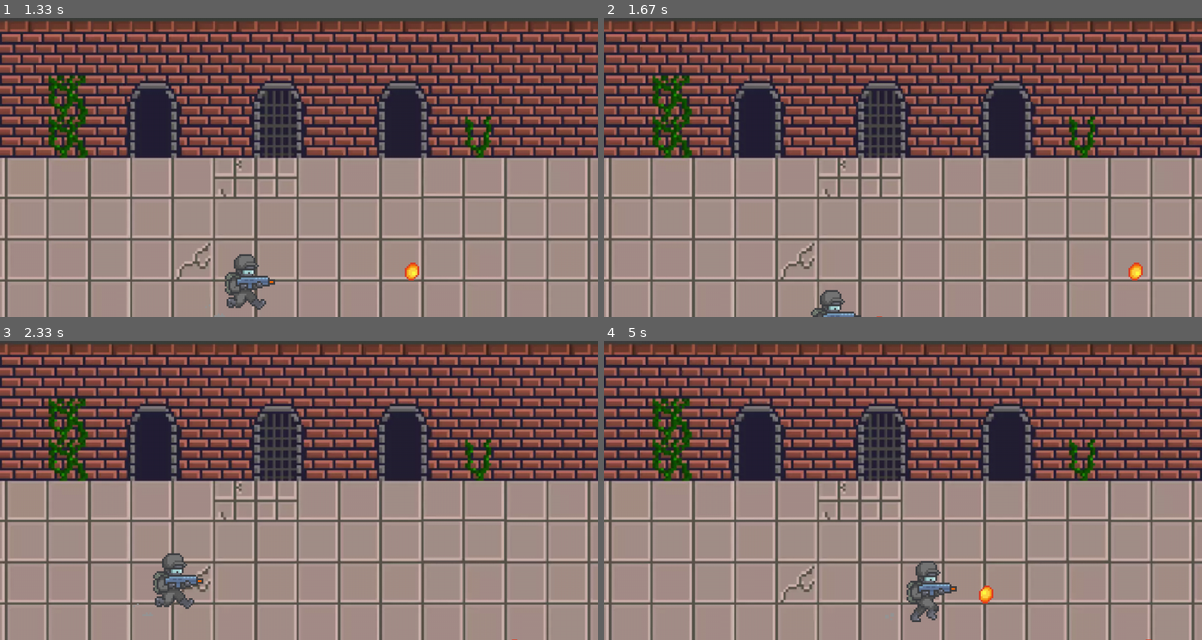
Above: before the commit, frames 1-4 (two rows, left to right).
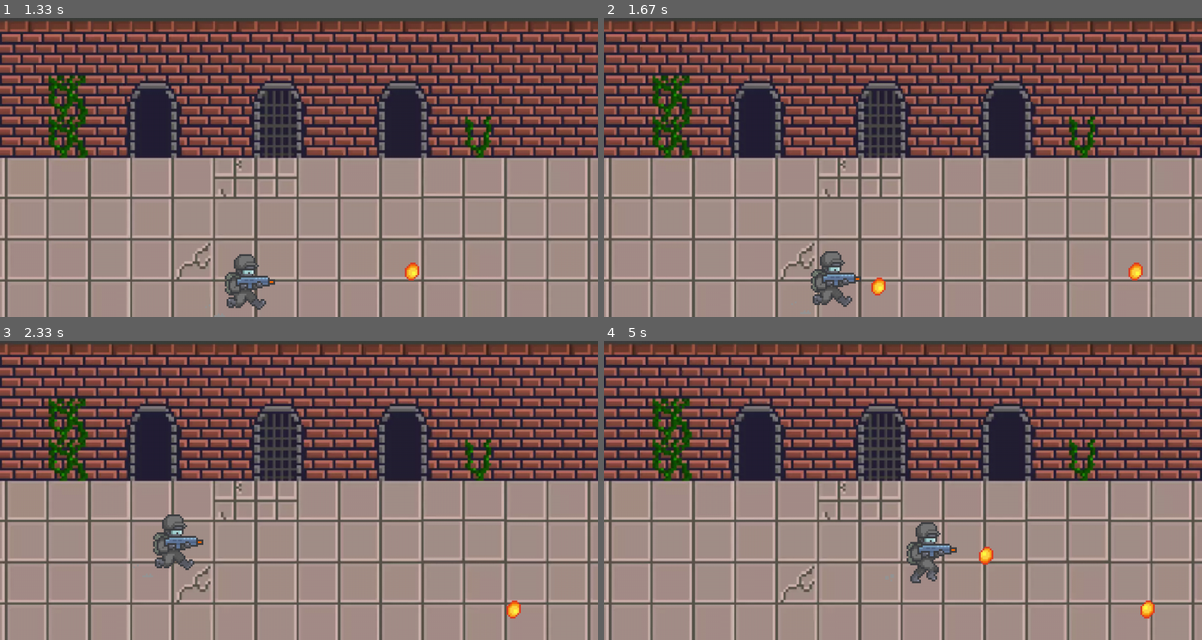
Above: after the commit, the same moments.

Repository: DarvinBajade/pygame
Game: pygame game, started from main.py
The game is run twice, just before and just after one commit, with the same random seed, the same clock (stepped at 60 frames per second) and the same inputs.
Inputs:
- Up to frame 1 (1.33 s): tap Space at 0.33, 0.73, 1.03, 1.3 s; hold A 0.67-1.2 s; hold S from 1.23 s (still down)
- Up to frame 2 (1.67 s): release S at 1.53 s; hold A from 1.57 s (still down); tap Space at 1.63 s
- Up to frame 3 (2.33 s): tap Space at 1.93, 2.07 s; release A at 1.97 s; hold W from 2 s (still down)
- Up to frame 4 (5 s): release W at 2.37 s; hold D 2.4-3.03 s; tap Space at 2.47, 2.77, 3.13, 3.53, 3.83, 4.03, 4.33, 4.53, 4.87 s; hold S 3.07-3.43 s; hold A 3.47-3.93 s; hold D 3.97-4.43 s; hold W 4.47-4.77 s; hold D from 4.8 s (still down)

Frame 1 is identical in both runs. In frame 2, 1.2% of the frame differs, in the area x 34-48%, y 78-100%; in frame 3, 1.7%; in frame 4, 1.9%, in the area x 50-93%, y 60-100%.

Commit message:
Add files via upload

Diff:
--- a/main.py
+++ b/main.py
@@ -10,7 +10,7 @@
 SCREEN_HEIGHT = 500
 
 screen = pygame.display.set_mode((SCREEN_WIDTH, SCREEN_HEIGHT))
-pygame.display.set_caption('OE')
+pygame.display.set_caption('MIDTERMS')
 
 background_image = pygame.image.load('background.png').convert()
 background_image = pygame.transform.scale(background_image, (SCREEN_WIDTH, SCREEN_HEIGHT))
@@ -75,6 +75,8 @@
 shot_interval = 30
 current_shot_delay = 0
 
+font = pygame.font.Font(None, 36)
+
 while run:
     for event in pygame.event.get():
         if event.type == pygame.QUIT:
@@ -113,6 +115,9 @@
             frame_timer = 0
         screen.blit(frames_idle[frame_index], (max(0, min(x, SCREEN_WIDTH - 12)), max(0, min(y, SCREEN_HEIGHT - 12))))
 
+    y = max(126, min(y, 381))
+    x = max(0, min(x, 855))
+
     if keys[pygame.K_SPACE] and current_shot_delay <= 0:
         projectile_x = x + 100
         projectile_y = y + 44
